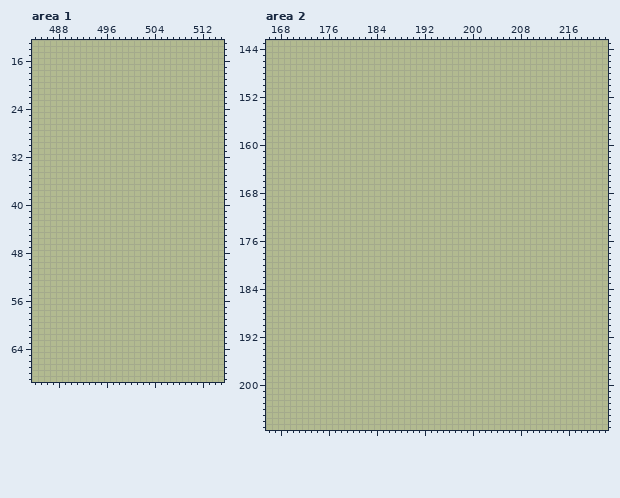
Pixel-art file -- Mockups/UI_Mock.aseprite. The picture above is the old version.
640x360 pixels, 1 frame. Shown: area 1: x 484..515, y 13..69; area 2: x 166..222, y 143..207.
Once edited:
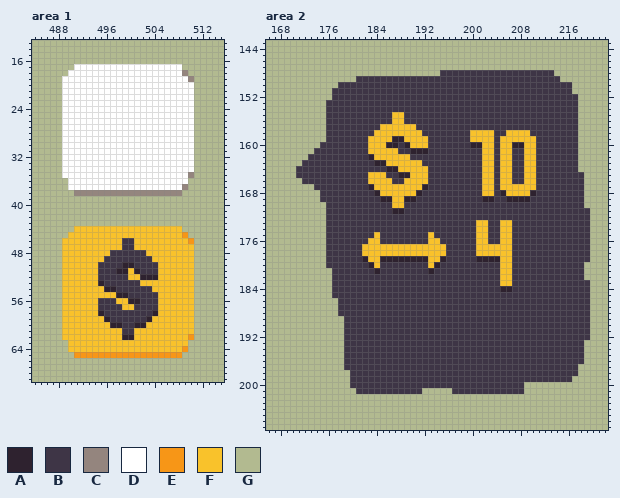
Palette (. is transparent): A #2e222f  B #3e3546  C #94857e  D #ffffff  E #f79617  F #f9c22b  G #b2ba90
The commit says: Depot and some buttons
The exact change:
layer "Sidebar/Popup/popup" now shown
layer "Sidebar/Popup/Text" now shown
Changed rows in their new state; - is an unchanged pixel.
Area 1, layer "Group 4/Button base":
first column x 489:
17 --DDDDDDDDDDDDDDDDDD--
18 -DDDDDDDDDDDDDDDDDDDC-
19 DDDDDDDDDDDDDDDDDDDDDC
20 DDDDDDDDDDDDDDDDDDDDDD
21 DDDDDDDDDDDDDDDDDDDDDD
22 DDDDDDDDDDDDDDDDDDDDDD
23 DDDDDDDDDDDDDDDDDDDDDD
24 DDDDDDDDDDDDDDDDDDDDDD
25 DDDDDDDDDDDDDDDDDDDDDD
26 DDDDDDDDDDDDDDDDDDDDDD
27 DDDDDDDDDDDDDDDDDDDDDD
28 DDDDDDDDDDDDDDDDDDDDDD
29 DDDDDDDDDDDDDDDDDDDDDD
30 DDDDDDDDDDDDDDDDDDDDDD
31 DDDDDDDDDDDDDDDDDDDDDD
32 DDDDDDDDDDDDDDDDDDDDDD
33 DDDDDDDDDDDDDDDDDDDDDD
34 DDDDDDDDDDDDDDDDDDDDDD
35 DDDDDDDDDDDDDDDDDDDDDC
36 -DDDDDDDDDDDDDDDDDDDD-
37 -DDDDDDDDDDDDDDDDDDDC-
38 --CCCCCCCCCCCCCCCCCC--
first column x 489:
44 --FFFFFFFFFFFFFFFFFF--
45 -FFFFFFFFFFFFFFFFFFFE-
46 FFFFFFFFFFBBFFFFFFFFFE
47 FFFFFFFFFFBBFFFFFFFFFF
48 FFFFFFFFBBBBBBFFFFFFFF
49 FFFFFFFBBBBBBBBFFFFFFF
50 FFFFFFBBBBAABBBBFFFFFF
51 FFFFFFBBBAAFABBBFFFFFF
52 FFFFFFBBBBBFFAAAFFFFFF
53 FFFFFFABBBBBBFFFFFFFFF
54 FFFFFFFAABBBBBBFFFFFFF
55 FFFFFFFFFAABBBBBFFFFFF
56 FFFFFFBBBFFAABBBFFFFFF
57 FFFFFFBBBBFFBBBBFFFFFF
58 FFFFFFABBBBBBBBAFFFFFF
59 FFFFFFFABBBBBBAFFFFFFF
60 FFFFFFFFAABBAAFFFFFFFF
61 FFFFFFFFFFBBFFFFFFFFFF
62 FFFFFFFFFFAAFFFFFFFFFE
63 -FFFFFFFFFFFFFFFFFFFF-
64 -FFFFFFFFFFFFFFFFFFFE-
65 --EEEEEEEEEEEEEEEEEE--
Area 2, layers "Sidebar/Popup/Text", "Sidebar/Popup/popup":
first column x 171:
148 ------------------------BBBBBBBBBBBBBBBBBBB------
149 ----------BBBBBBBBBBBBBBBBBBBBBBBBBBBBBBBBBB-----
150 -------BBBBBBBBBBBBBBBBBBBBBBBBBBBBBBBBBBBBBBB---
151 ------BBBBBBBBBBBBBBBBBBBBBBBBBBBBBBBBBBBBBBBB---
152 ------BBBBBBBBBBBBBBBBBBBBBBBBBBBBBBBBBBBBBBBBB--
153 -----BBBBBBBBBBBBBBBBBBBBBBBBBBBBBBBBBBBBBBBBBB--
154 -----BBBBBBBBBBBBBBBBBBBBBBBBBBBBBBBBBBBBBBBBBB--
155 -----BBBBBBBBBBBFFBBBBBBBBBBBBBBBBBBBBBBBBBBBBB--
156 -----BBBBBBBBBBBFFBBBBBBBBBBBBBBBBBBBBBBBBBBBBB--
157 -----BBBBBBBBBFFFFFFBBBBBBBBBBBBBBBBBBBBBBBBBBB--
158 -----BBBBBBBBFFFFFFFFBBBBBBBBFFFFBBFFFFBBBBBBBB--
159 -----BBBBBBBFFFFAAFFFFBBBBBBBFFFFBFFFFFFBBBBBBB--
160 ----BBBBBBBBFFFAABAFFFBBBBBBBAAFFBFFAAFFBBBBBBB--
161 ---BBBBBBBBBFFFFFBBAAABBBBBBBBBFFBFFBBFFBBBBBBB--
162 --BBBBBBBBBBAFFFFFFBBBBBBBBBBBBFFBFFBBFFBBBBBBB--
163 -BBBBBBBBBBBBAAFFFFFFBBBBBBBBBBFFBFFBBFFBBBBBBB--
164 BBBBBBBBBBBBBBBAAFFFFFBBBBBBBBBFFBFFBBFFBBBBBBB--
165 BBBBBBBBBBBBFFFBBAAFFFBBBBBBBBBFFBFFBBFFBBBBBBBB-
166 -BBBBBBBBBBBFFFFBBFFFFBBBBBBBBBFFBFFBBFFBBBBBBBB-
167 ---BBBBBBBBBAFFFFFFFFABBBBBBBBBFFBFFFFFFBBBBBBBB-
168 ----BBBBBBBBBAFFFFFFABBBBBBBBBBFFBAFFFFABBBBBBBB-
169 ----BBBBBBBBBBAAFFAABBBBBBBBBBBAABBAAAABBBBBBBBB-
170 -----BBBBBBBBBBBFFBBBBBBBBBBBBBBBBBBBBBBBBBBBBBB-
171 -----BBBBBBBBBBBAABBBBBBBBBBBBBBBBBBBBBBBBBBBBBBB
172 -----BBBBBBBBBBBBBBBBBBBBBBBBBBBBBBBBBBBBBBBBBBBB
173 -----BBBBBBBBBBBBBBBBBBBBBBBBBFFBBFFBBBBBBBBBBBBB
174 -----BBBBBBBBBBBBBBBBBBBBBBBBBFFBBFFBBBBBBBBBBBBB
175 -----BBBBBBBBFBBBBBBBBFBBBBBBBFFBBFFBBBBBBBBBBBBB
176 -----BBBBBBBFFBBBBBBBBFFBBBBBBFFBBFFBBBBBBBBBBBBB
177 -----BBBBBBFFFFFFFFFFFFFFBBBBBFFFFFFBBBBBBBBBBBBB
178 -----BBBBBBFFFFFFFFFFFFFFBBBBBFFFFFFBBBBBBBBBBBBB
179 -----BBBBBBAFFAAAAAAAAFFABBBBBAAAAFFBBBBBBBBBBBBB
180 -----BBBBBBBAFBBBBBBBBFABBBBBBBBBBFFBBBBBBBBBBBB-
181 ------BBBBBBBABBBBBBBBABBBBBBBBBBBFFBBBBBBBBBBBB-
182 ------BBBBBBBBBBBBBBBBBBBBBBBBBBBBFFBBBBBBBBBBBB-
183 ------BBBBBBBBBBBBBBBBBBBBBBBBBBBBFFBBBBBBBBBBBBB
184 ------BBBBBBBBBBBBBBBBBBBBBBBBBBBBAABBBBBBBBBBBBB
185 ------BBBBBBBBBBBBBBBBBBBBBBBBBBBBBBBBBBBBBBBBBBB
186 -------BBBBBBBBBBBBBBBBBBBBBBBBBBBBBBBBBBBBBBBBBB
187 -------BBBBBBBBBBBBBBBBBBBBBBBBBBBBBBBBBBBBBBBBBB
188 -------BBBBBBBBBBBBBBBBBBBBBBBBBBBBBBBBBBBBBBBBBB
189 --------BBBBBBBBBBBBBBBBBBBBBBBBBBBBBBBBBBBBBBBBB
190 --------BBBBBBBBBBBBBBBBBBBBBBBBBBBBBBBBBBBBBBBBB
191 --------BBBBBBBBBBBBBBBBBBBBBBBBBBBBBBBBBBBBBBBBB
192 --------BBBBBBBBBBBBBBBBBBBBBBBBBBBBBBBBBBBBBBBBB
193 --------BBBBBBBBBBBBBBBBBBBBBBBBBBBBBBBBBBBBBBBB-
194 --------BBBBBBBBBBBBBBBBBBBBBBBBBBBBBBBBBBBBBBBB-
195 --------BBBBBBBBBBBBBBBBBBBBBBBBBBBBBBBBBBBBBBBB-
196 --------BBBBBBBBBBBBBBBBBBBBBBBBBBBBBBBBBBBBBBBB-
197 --------BBBBBBBBBBBBBBBBBBBBBBBBBBBBBBBBBBBBBBB--
198 ---------BBBBBBBBBBBBBBBBBBBBBBBBBBBBBBBBBBBBBB--
199 ---------BBBBBBBBBBBBBBBBBBBBBBBBBBBBBBBBBBBBB---
200 ---------BBBBBBBBBBBBBBBBBBBBBBBBBBBBB-----------
201 ----------BBBBBBBBBBB-----BBBBBBBBBBBB-----------
